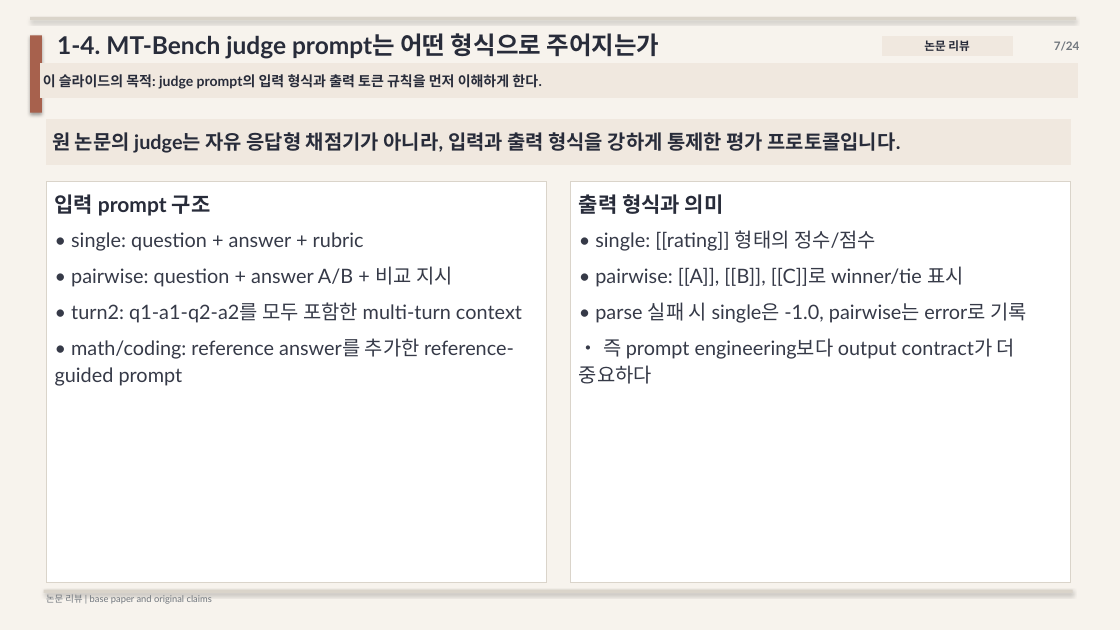
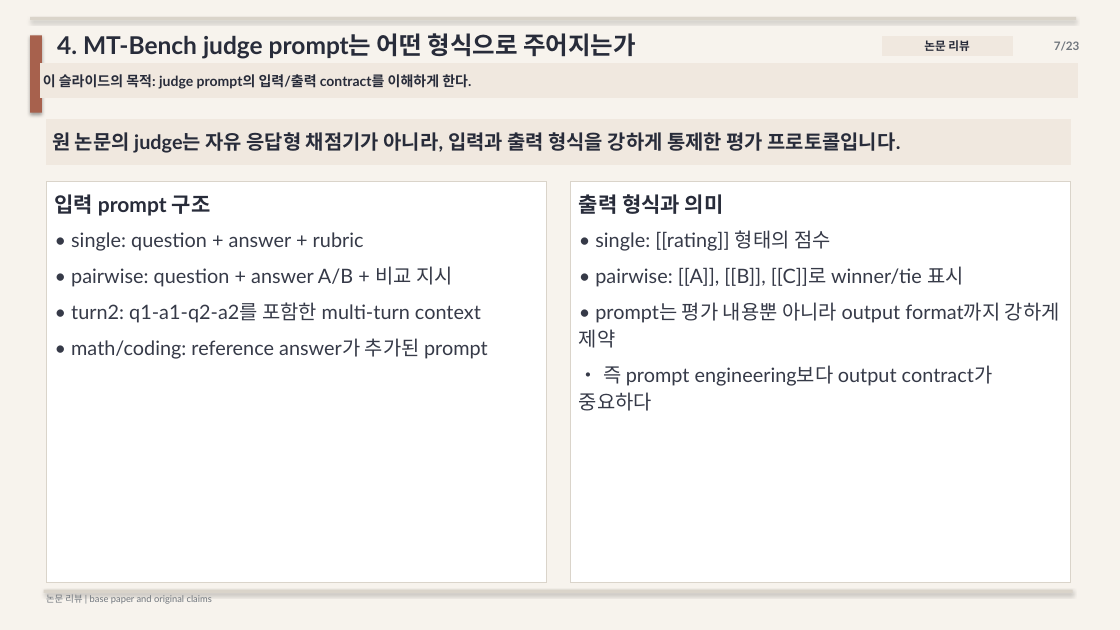
Before and after one commit to kook222/mt_bench_repro, a slide deck: slide 7 of presentation/mt_bench_paper_study.pptx. Drawn at 1120x630 pixels with LibreOffice and Linux fonts; fonts in the diff are those of the drawing. Boxes give left, top, right and bottom in pixels: in the first picture for what was removed or moved away, otherwise in the second. Text is boxed around its words. In the diff, an @@ line names an element or a change of style, - is before the commit and + after.

```diff
--- a/presentation/mt_bench_paper_study.pptx
+++ b/presentation/mt_bench_paper_study.pptx
@@ text at [57, 33, 636, 59]: text changed @@
-1-4. MT-Bench judge prompt는 어떤 형식으로 주어지는가
+4. MT-Bench judge prompt는 어떤 형식으로 주어지는가
@@ text at [1054, 41, 1080, 51]: text changed @@
-7/24
+7/23
@@ text in rectangle at [43, 74, 471, 89]: text changed @@
-이 슬라이드의 목적: judge prompt의 입력 형식과 출력 토큰 규칙을 먼저 이해하게 한다.
+이 슬라이드의 목적: judge prompt의 입력/출력 contract를 이해하게 한다.
@@ text at [595, 230, 831, 251]: text changed @@
-• single: [[rating]] 형태의 정수/점수
+• single: [[rating]] 형태의 점수
@@ text at [71, 302, 488, 359]: text changed @@
-• turn2: q1-a1-q2-a2를 모두 포함한 multi-turn context
-• math/coding: reference answer를 추가한 reference-guided prompt
+• turn2: q1-a1-q2-a2를 포함한 multi-turn context
+• math/coding: reference answer가 추가된 prompt
@@ text at [579, 302, 1060, 411]: text changed @@
-• parse 실패 시 single은 -1.0, pairwise는 error로 기록
-• 즉 prompt engineering보다 output contract가 더 중요하다
+• prompt는 평가 내용뿐 아니라 output format까지 강하게 제약
+• 즉 prompt engineering보다 output contract가 중요하다
```
Also in this commit, not shown: 21 other slides changed, 1 slide added, 2 slides removed, 3 other files.
